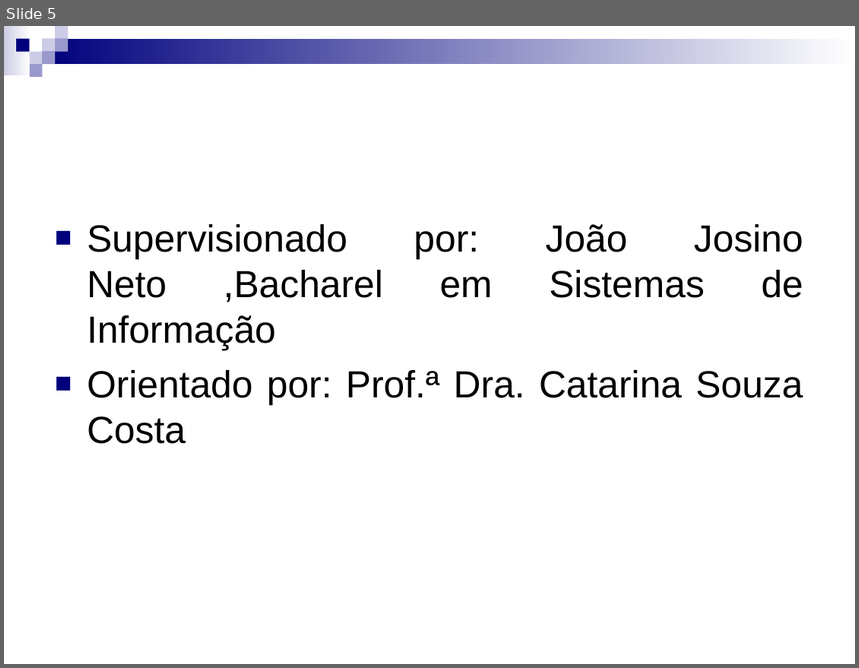
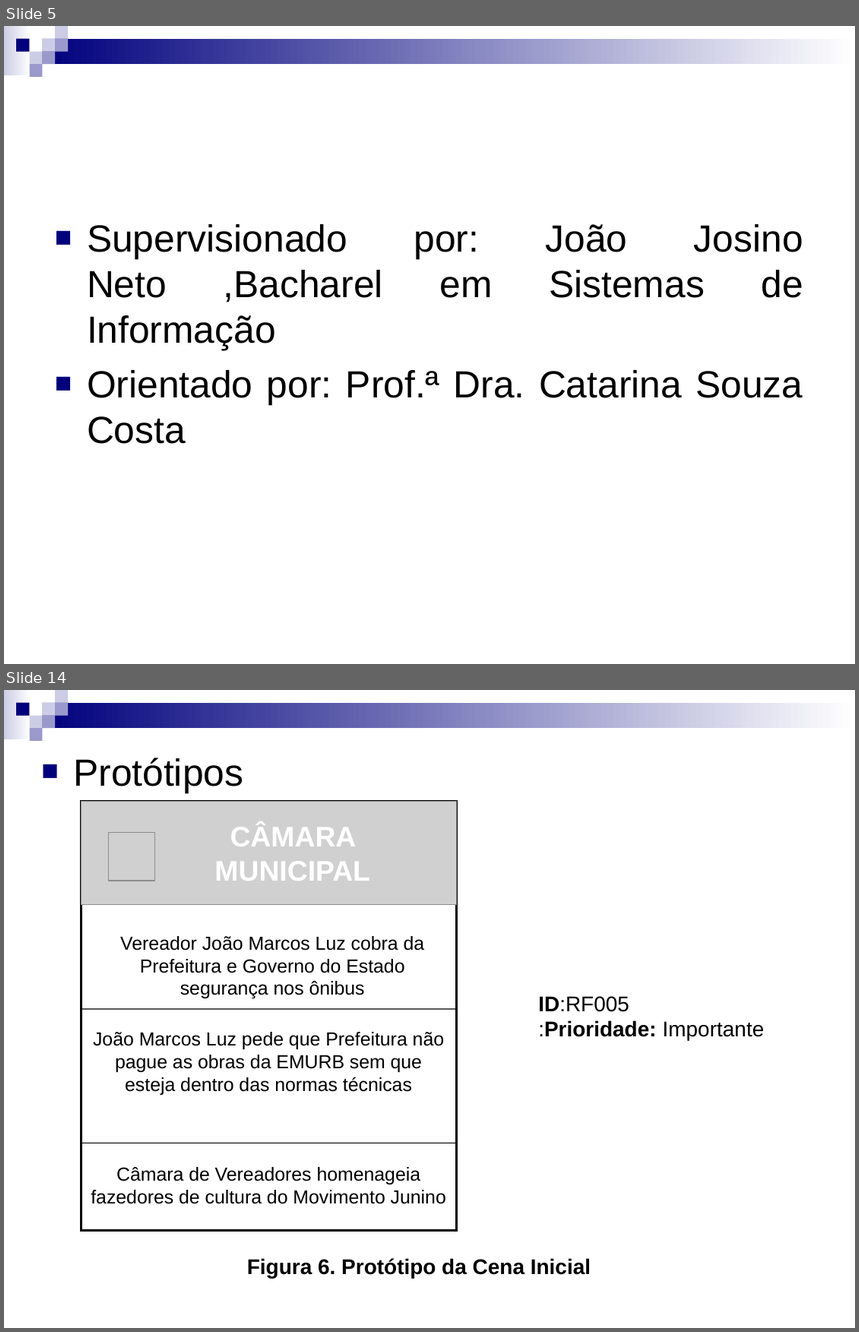
Before and after one commit to Gabrielfgrd/CamaraRB, a slide deck: Documentos/Documentos das aulas/Apresentação para o dia 10.ppt. Shown one above the other, each under a label of ours: slide 5 before the commit, slides 5 and 14 after it; the slides between them are not shown. The pictures are 859x668 and 859x1332 pixels, drawn with LibreOffice and Linux fonts; fonts in the diff are those of the drawing; grey boxes stand for pictures. Boxes give left, top, right and bottom in pixels: in the first picture for what was removed or moved away, otherwise in the second. Text is boxed around its words. In the diff, an @@ line names an element or a change of style, - is before the commit and + after.

```diff
--- a/Documentos/Documentos das aulas/Apresentação para o dia 10.ppt
+++ b/Documentos/Documentos das aulas/Apresentação para o dia 10.ppt
@@ slide 14 added at [4, 690, 855, 1328], background #FFFFFF; not listed: 9 template elements that a slide beside it also shows @@
@@ text added at [73, 758, 243, 793], 32 pt, text #000000 @@
+■ Protótipos
@@ rectangle added at [81, 802, 456, 1230], fill #FFFFFF, outline #000000 2.01 pt @@
@@ picture added at [81, 802, 456, 905] @@
@@ text added at [215, 825, 370, 881], 24 pt, text #FFFFFF, bold @@
+CÂMARA MUNICIPAL
@@ picture added at [109, 832, 155, 881] @@
@@ text added at [120, 936, 425, 999], 16 pt, text #000000 @@
+Vereador João Marcos Luz cobra da Prefeitura e Governo do Estado segurança nos ônibus
@@ text added at [538, 996, 765, 1040], 18 pt, text #000000 @@
+ID:RF005
+:Prioridade: Importante
@@ line added from (81, 1009) to (456, 1009), #000000 0.74 pt @@
@@ text added at [93, 1032, 444, 1095], 16 pt, text #000000 @@
+João Marcos Luz pede que Prefeitura não pague as obras da EMURB sem que esteja dentro das normas técnicas
@@ line added from (81, 1143) to (456, 1143), #000000 0.74 pt @@
@@ text added at [91, 1167, 446, 1205], 16 pt, text #000000 @@
+Câmara de Vereadores homenageia fazedores de cultura do Movimento Junino
@@ text added at [247, 1258, 591, 1278], 18 pt, text #000000, bold @@
+Figura 6. Protótipo da Cena Inicial
```
Also in this commit, not shown: 3 slides changed, 13 other slides added, 3 slides removed, 8 other files.
